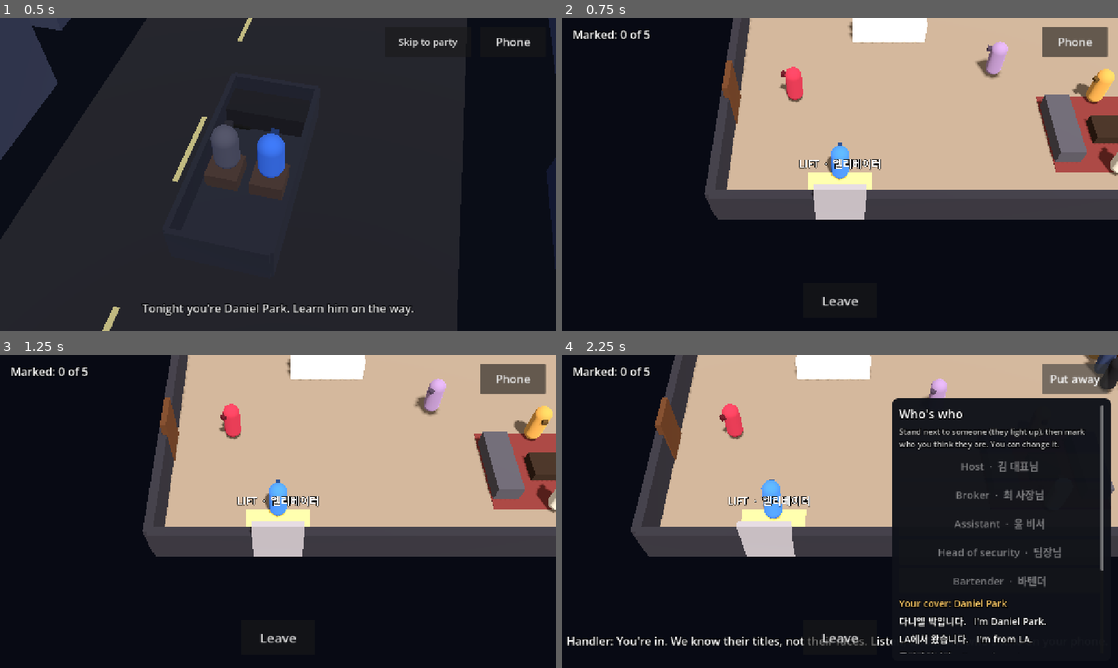
Above: before the commit, frames 1-4 (two rows, left to right).
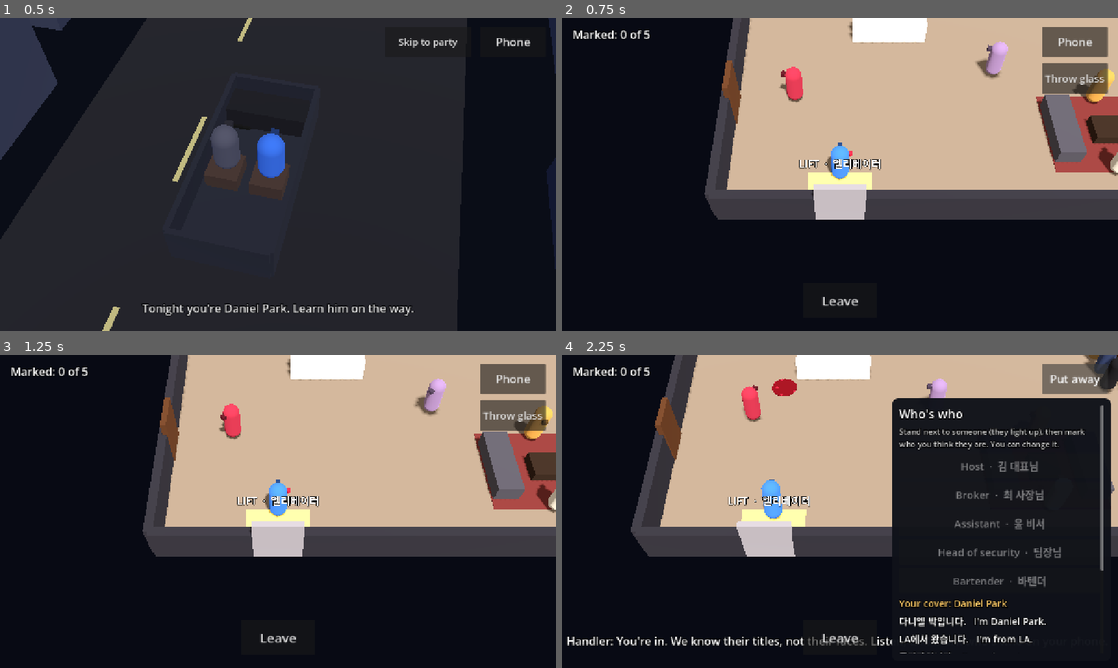
Above: after the commit, the same moments.

Repository: Kopus123/tal
Game: Godot game, scene res://cover.tscn
Same seed, same stepped clock (60 frames per second), same inputs: the game is played once before the commit and once after it.
Inputs (mouse positions are in pixels of both pictures, inside the frame that each line leads up to):
- Up to frame 1 (0.5 s): no input
- Up to frame 2 (0.75 s): click "Skip to party" at 0.5 s
- Up to frame 3 (1.25 s): no input
- Up to frame 4 (2.25 s): click (1073, 414) at 1.25 s, where only the run after the commit has a clickable "Throw glass"; click "Phone" at 2 s

Frame 1 is identical in both runs. In frame 2, 1.2% of the frame differs, in the area x 51-99%, y 14-45%; in frame 3, 1.2%; in frame 4, 0.9%.
Error in both runs: Invalid access to property or key 'process_frame' on a base object of type 'null instance'. (res://cover.gd:280)

Commit message:
Spy box 1.10.0: throw your glass (it smashes where you aim, heads turn, security goes to look for a few seconds; the bartender gives you another; anyone beside you sees you do it); security takes 2 s on his earpiece before he comes
Co-Authored-By: Claude Opus 5.5 <noreply@anthropic.com>

Diff:
--- a/spy/gala.gd
+++ b/spy/gala.gd
@@ -148,6 +148,13 @@
 var heat_stage := 0               # 0 calm · 1 people talk · 2 security shadows you · 3 he comes for you
 var no_heat := false              # (tester) doubt in the room doesn't bring security
 var talk_wait := {}               # you tapped Talk while they were mid-chat: they turn to you when it's done
+var hunt_wait := 0.0              # he checks in on his earpiece before he comes: your head start
+var glass := true                 # a wine glass in your hand: throw it and everyone looks where it smashes
+var glass_prop: MeshInstance3D
+var throw_btn: Button
+var noise_at := Vector3.ZERO      # where it smashed
+var distract_t := 0.0             # security's gone to look at the mess this long
+var distract_go := false          # (he's still walking over)
 var escorting := false           # caught: he walks you out                # (tester) everyone stays put
 # screen
 var goal: Label
@@ -263,6 +270,8 @@
 	phone_prop = MeshInstance3D.new(); var pb := BoxMesh.new(); pb.size = Vector3(0.14, 0.03, 0.24); phone_prop.mesh = pb
 	var pmat := _mat(Color(0.4, 0.8, 1.0)); pmat.emission_enabled = true; pmat.emission = Color(0.3, 0.6, 0.9); phone_prop.material_override = pmat
 	phone_prop.position = Vector3(0, 1.05, -0.4); phone_prop.visible = false; body_mesh.add_child(phone_prop)
+	glass_prop = MeshInstance3D.new(); glass_prop.mesh = _glass_mesh(); glass_prop.material_override = _glass_mat()
+	glass_prop.position = Vector3(0.34, 1.0, -0.15); body_mesh.add_child(glass_prop)
 	var ear := AudioListener3D.new(); ear.position.y = 1.5; player.add_child(ear); ear.make_current()   # you hear from where you stand
 	player.position = START
 	ring = MeshInstance3D.new(); var tm := TorusMesh.new(); tm.inner_radius = 0.42; tm.outer_radius = 0.55; ring.mesh = tm
@@ -308,7 +317,7 @@
 	var tag := _sign("", 30, Vector3(0, -0.15, 0), b); tag.modulate = Color(1, 0.85, 0.3); tag.visible = false
 	var role := id if id in ROLES else "guest"
 	var p := {"id": id, "role": role, "body": b, "look": look, "audio": au, "ko": ko, "tag": tag, "spot": "", "slot": -1,
-		"timer": randf_range(2.0, 12.0), "veer": 0.0, "veer_t": 0. …(177 unchanged characters)… lse, "follow_t": 0.0, "shadow": false, "chk_d": INF, "stuck": 0, "busy": false, "leaving": false, "gone": false, "glance": 0.0,
+		"timer": randf_range(2.0, 12.0), "veer": 0.0, "veer_t": 0. …(177 unchanged characters)… lse, "follow_t": 0.0, "shadow": false, "look_t": 0.0, "look_pt": Vector3.ZERO, "chk_d": INF, "stuck": 0, "busy": false, "leaving": false, "gone": false, "glance": 0.0,
 		"pic": {"met": false, "told": [], "second": [], "ok": false, "wary": false, "doubt": 0, "checked": false, "told_sec": false, "vouched": false, "asked": [], "concern": {}}}   # their picture of you
 	people.append(p)
 	if late:
@@ -394,7 +403,8 @@
 		if p.id == "bartender": c = Vector3(7.1, 0, -1.0)
 		var d := c - b.position
 		var mine := player.position - b.position; mine.y = 0
-		if p.glance > 0.0: d = mine                                                   # a look at you
+		if p.look_t > 0.0: d = p.look_pt - b.position; d.y = 0                       # what was that?
+		elif p.glance > 0.0: d = mine                                                   # a look at you
 		elif p.glance < 0.0 or (p.pic.doubt >= 2 and mine.length() < 3.5): d = -mine   # their back to you
 		if d.length() > 0.1: b.rotation.y = lerp_angle(b.rotation.y, atan2(-d.x, -d.z), 1.0 - exp(-5.0 * dt))
 		return
@@ -426,7 +436,7 @@
 	for p in people.duplicate():
 		if p.gone: continue
 		p.glance = maxf(0.0, p.glance - dt) if p.glance > 0.0 else minf(0.0, p.glance + dt)
-		if p.coming or p.errand or p.tell or p.following or p.shadow or (hunting and p.role == "security"): continue   # on their way to you, or to security, or with you
+		if p.coming or p.errand or p.tell or p.following or p.shadow or (hunting and p.role == "security") or (distract_t > 0.0 and p.role == "security"): continue   # on their way to you, or to security, or with you
 		if not p.busy: _walk(p, dt)
 		if p.leaving and p.spot == "elevator" and _at(p):   # into the lift and gone
 			p.gone = true; slots_taken.erase("%s:%d" % [p.spot, p.slot]); p.body.queue_free(); continue
@@ -584,6 +594,80 @@
 				_talk("alarm", [[p, "al_sec"], [sec, "r_yes"]])
 
 
+func _glass_mesh() -> CylinderMesh:
+	var cm := CylinderMesh.new(); cm.top_radius = 0.07; cm.bottom_radius = 0.04; cm.height = 0.2; return cm
+
+
+func _glass_mat() -> StandardMaterial3D:
+	var m := _mat(Color(0.75, 0.15, 0.25)); m.emission_enabled = true; m.emission = Color(0.5, 0.05, 0.12); m.emission_energy_multiplier = 0.5; return m
+
+
+func _throw(at := Vector3.INF) -> void:   # the glass flies ahead of you and smashes: everyone looks there, security goes to see
+	if not glass or done or escorting or not asking.is_empty() or back: return
+	glass = false; glass_prop.visible = false
+	if at == Vector3.INF:
+		var fwd := Vector3(-sin(body_mesh.rotation.y), 0, -cos(body_mesh.rotation.y))
+		at = player.position + fwd * 6.0
+	at.y = 0; at.x = clampf(at.x, -ROOM.x / 2 + 0.6, ROOM.x / 2 - 0.6); at.z = clampf(at.z, -ROOM.y / 2 + 0.6, ROOM.y / 2 - 0.6)
+	for o in people:   # anyone right beside you sees you do it
+		if o.gone or player.position.distance_to(o.body.position) > 2.5: continue
+		_doubt(o, 1); o.glance = 3.0
+	var g := MeshInstance3D.new(); g.mesh = _glass_mesh(); g.material_override = _glass_mat(); add_child(g)
+	var from: Vector3 = player.position + Vector3(0, 1.1, 0)
+	g.position = from
+	var tw := create_tween()
+	tw.tween_method(func(k: float): g.position = from.lerp(at + Vector3(0, 0.1, 0), k) + Vector3(0, 2.4 * k * (1.0 - k), 0); g.rotation.x = k * 9.0, 0.0, 1.0, 0.55)
+	await tw.finished
+	g.queue_free()
+	_smash(at)
+
+
+func _smash(at: Vector3) -> void:
+	played.append("smash"); noise_at = at
+	_plg("CRASH: your glass smashes on the floor %s. Everyone turns to look." % _place(at))
+	for i in 7:   # shards, and a splash of red
+		var sh := MeshInstance3D.new(); var bm := BoxMesh.new(); bm.size = Vector3(randf_range(0.04, 0.1), 0.02, randf_range(0.04, 0.1)); sh.mesh = bm
+		sh.material_override = _glass_mat(); sh.position = at + Vector3(randf_range(-0.45, 0.45), 0.02, randf_range(-0.45, 0.45)); sh.rotation.y = randf() * TAU; add_child(sh)
+	var sp := MeshInstance3D.new(); var cy := CylinderMesh.new(); cy.top_radius = 0.5; cy.bottom_radius = 0.5; cy.height = 0.01; sp.mesh = cy
+	sp.material_override = _mat(Color(0.45, 0.05, 0.1)); sp.position = at + Vector3(0, 0.01, 0); add_child(sp)
+	var snd := AudioStreamPlayer3D.new(); snd.stream = _smash_sound(); snd.position = at + Vector3(0, 0.5, 0); snd.unit_size = 8.0; add_child(snd); snd.play()
+	for p in people:
+		if p.gone or p.busy or p.body.position.distance_to(at) > 11.0: continue
+		p.look_t = randf_range(2.0, 3.5); p.look_pt = at; p.glance = 0.0
+	var sec := _find("security")
+	if sec and not sec.busy and not escorting and not done:
+		distract_go = true; distract_t = sec.body.position.distance_to(at) / HUNT + 4.5
+		if not hunting and not sec.shadow: slots_taken.erase("%s:%d" % [sec.spot, sec.slot]); sec.slot = -1
+
+
+func _smash_sound() -> AudioStreamWAV:   # breaking glass, made on the spot
+	var rate := 22050; var n := int(rate * 0.7)
+	var data := PackedByteArray(); data.resize(n * 2)
+	var tone := 0.0
+	for i in n:
+		var t := float(i) / rate
+		if randf() < 0.002: tone = randf_range(2500.0, 5200.0)   # bits of glass ringing
+		var v := (randf() * 2.0 - 1.0) * exp(-t * 10.0) * 0.75 + sin(t * TAU * tone) * exp(-t * 6.0) * 0.25
+		data.encode_s16(i * 2, int(clampf(v, -1.0, 1.0) * 30000.0))
+	var w := AudioStreamWAV.new(); w.format = AudioStreamWAV.FORMAT_16_BITS; w.mix_rate = rate; w.data = data; return w
+
+
+func _distract(dt: float) -> void:   # heads turn to the noise; security goes over to look at the mess
+	for p in people:
+		if p.look_t > 0.0: p.look_t -= dt
+	if distract_t <= 0.0: return
+	var sec := _find("security")
+	if sec.is_empty() or sec.busy or done or escorting: distract_t = 0.0; return
+	distract_t -= dt
+	var gap: Vector3 = noise_at - sec.body.position; gap.y = 0
+	if distract_go and gap.length() > 1.0:
+		sec.goto = noise_at; sec.speed = HUNT; sec.coming = true; _walk(sec, dt); sec.coming = false
+	else:
+		distract_go = false; sec.body.velocity = Vector3.ZERO
+		if gap.length() > 0.1: sec.body.rotation.y = lerp_angle(sec.body.rotation.y, atan2(-gap.x, -gap.z), 1.0 - exp(-5.0 * dt))
+	if distract_t <= 0.0 and not hunting and not sec.shadow: _send_back(sec)   # back to his post
+
+
 func _room_doubt() -> int:   # everyone's doubt about you, added up
 	var n := 0
 	for p in people:
@@ -608,14 +692,14 @@
 			_handler("h_heat2"); sec.shadow = true; sec.timer = INF; sec.glance = 4.0
 			slots_taken.erase("%s:%d" % [sec.spot, sec.slot]); sec.slot = -1
 		elif st == 3 and not hunting:
-			_handler("h_heat3"); sec.shadow = false
+			_handler("h_heat3"); sec.shadow = false; hunt_wait = 2.0
 			hunting = true; hunted = true; sec.timer = INF
 			slots_taken.erase("%s:%d" % [sec.spot, sec.slot]); sec.slot = -1
 	elif st < heat_stage and st <= 1 and not hunting:   # it's cooled off
 		if heat_stage >= 2 and sec.shadow:
 			sec.shadow = false; _handler("h_calm"); _send_back(sec)
 		heat_stage = st
-	if sec.shadow and not sec.busy:   # he keeps a few steps off, watching you
+	if sec.shadow and not sec.busy and distract_t <= 0.0:   # he keeps a few steps off, watching you
 		var off: Vector3 = sec.body.position - player.position; off.y = 0
 		if off.length() < 0.1: off = Vector3(0, 0, -1)
 		var spot: Vector3 = player.position + off.normalized() * 3.0
@@ -629,8 +713,12 @@
 
 func _hunt(dt: float) -> void:   # security comes for you: get to the lift first
 	var sec := _find("security")
-	if not hunting or done or sec.is_empty() or sec.busy: return
+	if not hunting or done or sec.is_empty() or sec.busy or distract_t > 0.0: return
 	var gap: Vector3 = player.position - sec.body.position; gap.y = 0
+	if hunt_wait > 0.0:   # a hand to his earpiece, eyes on you: go, now
+		hunt_wait -= dt; sec.body.velocity = Vector3.ZERO
+		if gap.length() > 0.1: sec.body.rotation.y = lerp_angle(sec.body.rotation.y, atan2(-gap.x, -gap.z), 1.0 - exp(-5.0 * dt))
+		return
 	if gap.length() > 1.1:
 		sec.goto = player.position; sec.speed = HUNT; sec.coming = true; _walk(sec, dt); sec.coming = false
 	else: _caught(sec)
@@ -850,8 +938,9 @@
 		for p in people:
 			if p.gone or p.busy: continue
 			p.glance = maxf(0.0, p.glance - dt) if p.glance > 0.0 else minf(0.0, p.glance + dt)
-			if _at(p) and not p.coming and not p.errand and not p.tell and not p.following and not p.shadow and not (hunting and p.role == "security"): _walk(p, dt)
+			if _at(p) and not p.coming and not p.errand and not p.tell and not p.following and not p.shadow and not (hunting and p.role == "security") and not (distract_t > 0.0 and p.role == "security"): _walk(p, dt)
 	_doubters(dt)
+	_distract(dt)
 	_heat(dt)
 	_hunt(dt)
 	if escorting: _escort(dt); return
@@ -871,6 +960,11 @@
 func _process(dt: float) -> void:
 	var focus := player.position + (Vector3(3.4, 0, 0) if phone_open else Vector3.ZERO)   # the phone covers the right: keep you in view
 	cam.position = cam.position.lerp(focus + CAM_OFF, 1.0 - exp(-6.0 * dt)); cam.look_at(cam.position - CAM_OFF, Vector3.UP)
+	if not glass and not done:   # stand at the bar and the bartender hands you another
+		var bt := _find("bartender")
+		if bt and not bt.busy and player.position.distance_to(bt.body.position) < 2.2:
+			glass = true; glass_prop.visible = true; _line(bt, "r_wine")
+	throw_btn.visible = glass and not done and not escorting and not phone_open and asking.is_empty() and not back
 	if not talk_wait.is_empty():   # you asked for them: they turn to you as soon as they're free
 		var tw: Dictionary = talk_wait
 		if tw.gone or done or not asking.is_empty() or back or player.position.distance_to(tw.body.position) > 3.2: talk_wait = {}; talk_btn.text = "Talk"
@@ -935,6 +1029,8 @@
 	sub.custom_minimum_size = Vector2(840, 0); sub.horizontal_alignment = HORIZONTAL_ALIGNMENT_CENTER; root.add_child(sub)
 	phone_btn = _btn("Phone", 26, Vector2(150, 70)); phone_btn.set_anchors_preset(Control.PRESET_TOP_RIGHT)
 	phone_btn.position = Vector2(-174, 20); root.add_child(phone_btn); phone_btn.pressed.connect(_toggle_phone)
+	throw_btn = _btn("Throw glass", 24, Vector2(150, 70)); throw_btn.set_anchors_preset(Control.PRESET_TOP_RIGHT)
+	throw_btn.position = Vector2(-174, 104); root.add_child(throw_btn); throw_btn.pressed.connect(func(): _throw())
 	talk_btn = _btn("Talk", 34, Vector2(200, 110)); root.add_child(talk_btn); talk_btn.pressed.connect(_talk_btn)   # walk up to someone and talk
 	talk_btn.anchor_left = 1; talk_btn.anchor_right = 1; talk_btn.anchor_top = 1; talk_btn.anchor_bottom = 1
 	talk_btn.offset_left = -240; talk_btn.offset_right = -30; talk_btn.offset_top = -170; talk_btn.offset_bottom = -40; talk_btn.visible = false
@@ -1539,8 +1635,10 @@
 	var bk := _find("broker"); await _beside(bk)
 	_turn(bk); picked = [["b_job", 0], ["b_job", 1]]; await _say_it(); await _secs(0.2); await _wait_free()
 	_check(played.has("broker_ans_job"), "ask the broker what he does: 사업합니다, and no more")
-	_reset_pics(); g = grp[0]; await _beside(g)
-	_turn(g); picked = [["b_name", 1], ["b_name", 0]]; var before_huh := played.size(); await _say_it(); await _secs(0.2); await _wait_free()
+	_reset_pics(); g = grp[0]
+	while g.busy: await _secs(0.1)
+	await _beside(g)
+	_talk_to(g); picked = [["b_name", 1], ["b_name", 0]]; var before_huh := played.size(); await _say_it(); await _secs(0.2); await _wait_free()
 	_check(back and played.slice(before_huh).any(func(x): return HUH.any(func(h): return x == _vk(g) + "_" + h)), "a question that doesn't make sense: they try to work out what you meant")
 	picked = [["b_job", 1], ["b_from", 0]]; await _say_it(); await _secs(0.2); await _wait_free()
 	_check(not back and g.pic.doubt == 1 and played.has(_vk(g) + "_x_cool"), "still no sense: 아... 네., and they wonder about you")
@@ -1833,8 +1931,39 @@
 	for i in 20:
 		await _secs(0.05)
 		if heat_stage == 3: break
+	_check(hunt_wait > 0.0, "and he takes a moment on his earpiece first: your head start")
 	_check(heat_stage == 3 and hunting and played.has("h_heat3"), "the whole room doubts you: he comes for you, get to the lift (stage %d hunting=%s escorting=%s doubt %d)" % [heat_stage, hunting, escorting, _room_doubt()])
 	hunting = false; hunted = false; heat_stage = 0; no_heat = true; sh.shadow = false; _send_back(sh); _reset_pics()
+	# the glass: throw it, and security goes to look instead of coming for you
+	_reset_pics(); hold = true
+	for p in people: p.busy = false
+	_check(glass and glass_prop.visible and throw_btn.visible, "you have a glass in your hand, and a Throw glass button")
+	var sd := _find("security")
+	await _put(Vector3(-0.6, 0, 2.0)); sd.body.position = player.position + Vector3(4.5, 0, 0)
+	hunting = true; hunted = true; slots_taken.erase("%s:%d" % [sd.spot, sd.slot]); sd.slot = -1
+	body_mesh.rotation.y = PI / 2   # (facing away from him)
+	var n_before := player.position.distance_to(sd.body.position)
+	await _throw(); await _secs(0.1)
+	_check(not glass and not glass_prop.visible and played.has("smash") and noise_at.x < player.position.x - 3.0, "throw it: it smashes on the floor ahead of you")
+	await _secs(1.2)
+	_check(distract_t > 0.0 and sd.body.position.distance_to(noise_at) < 4.5 + 6.0 - 1.0 and player.position.distance_to(sd.body.position) > 1.1, "security stops coming for you and goes to look at it (%.1f m from the mess)" % sd.body.position.distance_to(noise_at))
+	_check(people.filter(func(o): return o.look_t > 0.0).size() >= 1, "heads turn to the noise")
+	for i in 200:
+		await _secs(0.1)
+		if distract_t <= 0.0: break
+	var n_after := player.position.distance_to(sd.body.position)
+	await _secs(1.0)
+	_check((hunting or escorting) and player.position.distance_to(sd.body.position) < n_after, "a few seconds later he comes for you again: use them to get away (hunting=%s escorting=%s done=%s distract=%.1f %.1f→%.1f m)" % [hunting, escorting, done, distract_t, n_after, player.position.distance_to(sd.body.position)])
+	hunting = false; hunted = false; escorting = false; done = false; end_ui.visible = false; sd.busy = false; _send_back(sd)
+	var btd := _find("bartender"); await _beside(btd); await _secs(0.6)
+	_check(glass and glass_prop.visible and played.has("bartender_r_wine"), "go to the bar: 네, 여기 있습니다, and another glass")
+	var wg: Dictionary = _guest_group()[0]; await _beside(wg)
+	escorting = false; done = false; end_ui.visible = false
+	if not asking.is_empty(): _ask_end("walked")
+	_reset_pics(); glass = true
+	await _throw(); await _secs(0.2)
+	_check(wg.pic.doubt >= 1, "throw it right beside someone: they saw you do it (doubt=%d %.1f m, done=%s escorting=%s)" % [wg.pic.doubt, player.position.distance_to(wg.body.position), done, escorting])
+	_reset_pics(); glass = true; glass_prop.visible = true; distract_t = 0.0
 	# leave by the lift: the debrief
 	hold = true
 	for p in people: p.busy = false
@@ -2018,6 +2147,13 @@
 			if leave_btn.visible: await _finish(); await _secs(1.5)
 			else: _plg("(no Leave button here: go to the lift first)")
 		"shot": await _shot("agent_" + (w[1] if w.size() > 1 else "x")); _plg("(screenshot saved: build/spy/agent_%s.png)" % (w[1] if w.size() > 1 else "x"))
+		"throw":   # throw toward someone (by letter), or straight ahead
+			if not glass: _plg("(no glass in your hand: the bartender will give you one)"); return
+			var at := Vector3.INF
+			for p in people:
+				if not p.gone and w.size() > 1 and tags.get(p.id, "") == w[1]: at = p.body.position
+			_plg("You throw your glass" + (" toward " + w[1] if at != Vector3.INF else " ahead of you"))
+			await _throw(at); await _secs(0.5)
 		"quit": pass
 		"heat": _plg("(debug) room doubt %d, heat stage %d, hunting=%s, security shadow=%s | " % [_room_doubt(), heat_stage,  …(189 unchanged characters)…
 		_: _plg("(unknown command)")
Not shown, changed: spy/export_presets.cfg
